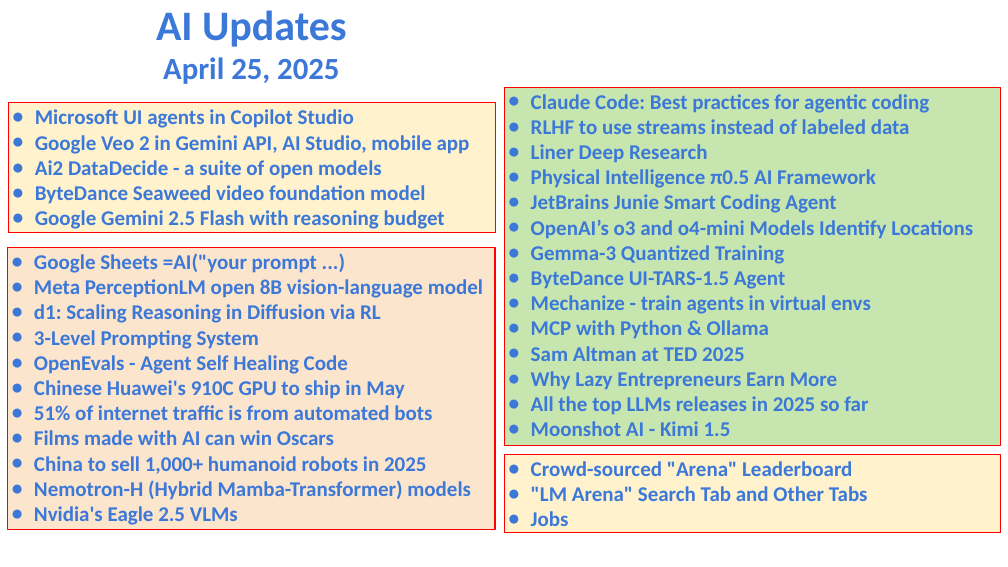
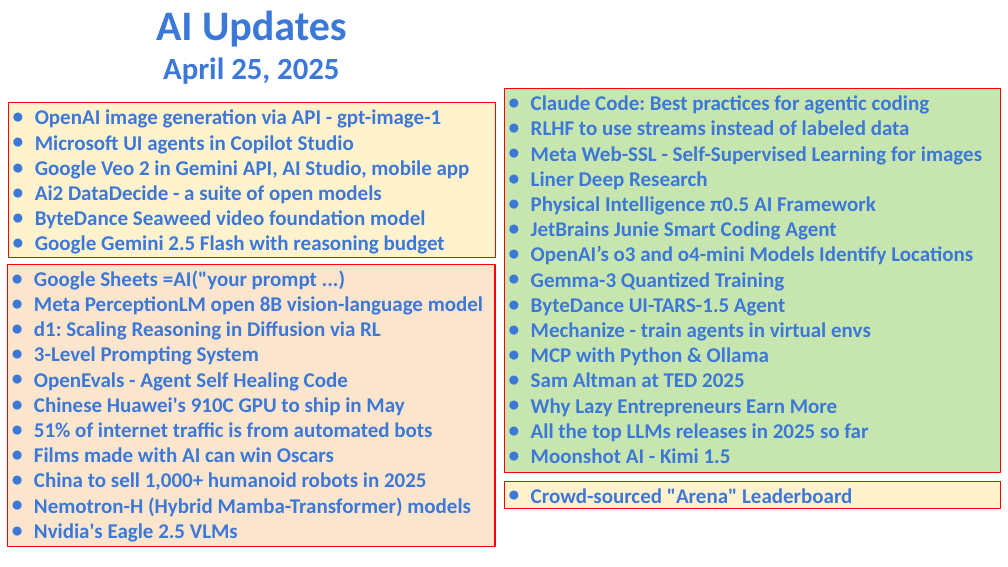
Before and after one commit to lselector/seminar, a slide deck: slide 1 of 2025/2025-04-25-AI-Updates.pptx. Drawn at 1008x567 pixels with LibreOffice and Linux fonts; fonts in the diff are those of the drawing. Boxes give left, top, right and bottom in pixels: in the first picture for what was removed or moved away, otherwise in the second. Text is boxed around its words. In the diff, an @@ line names an element or a change of style, - is before the commit and + after.

```diff
--- a/2025/2025-04-25-AI-Updates.pptx
+++ b/2025/2025-04-25-AI-Updates.pptx
@@ rectangle "Claude Code: Best practices for ...": place and size @@
-rectangle "Claude Code: Best practices for ..." at box(505, 87, 1001, 446)
+rectangle "Claude Code: Best practices for ..." at box(505, 89, 1001, 473)
@@ rectangle "OpenAI image generation via API ...": place and size @@
-rectangle "OpenAI image generation via API ..." at box(9, 103, 496, 232)
+rectangle "OpenAI image generation via API ..." at box(9, 103, 496, 258)
@@ text in rectangle at box(35, 109, 441, 128): paragraph added @@
+● OpenAI image generation via API - gpt-image-1
@@ text in rectangle at box(531, 146, 982, 165): paragraph added @@
+● Meta Web-SSL - Self-Supervised Learning for images
@@ rectangle "Google Sheets =AI("your prompt ...)": place and size @@
-rectangle "Google Sheets =AI("your prompt ...)" at box(8, 248, 495, 530)
+rectangle "Google Sheets =AI("your prompt ...)" at box(8, 264, 495, 546)
@@ rectangle "Crowd-sourced "Arena" Leaderboard": place and size @@
-rectangle "Crowd-sourced "Arena" Leaderboard" at box(505, 455, 1001, 533)
+rectangle "Crowd-sourced "Arena" Leaderboard" at box(505, 481, 1001, 508)
@@ text in rectangle at box(531, 486, 868, 533): paragraphs removed @@
-● "LM Arena" Search Tab and Other Tabs
-● Jobs
```
Also in this commit, not shown: 3 other slides changed, 1 slide added.
